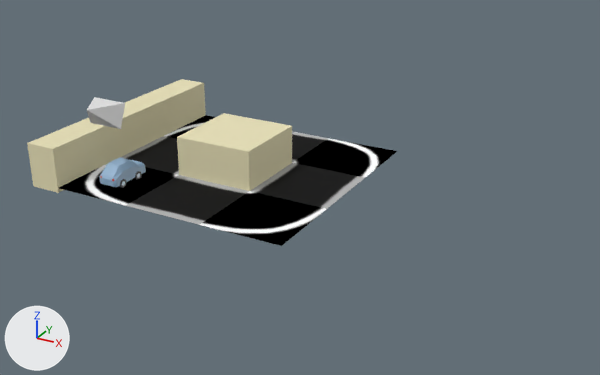
Two versions of the Blender file blender/plugin.blend, one commit apart.
Camera for both pictures: a camera (50 mm lens) standing at (2.78, -4.18, 2.04) and looking at (0.45, 0.06, -0.08). The axes (+X, +Y, +Z) are drawn at lower left. The lights are the same throughout.
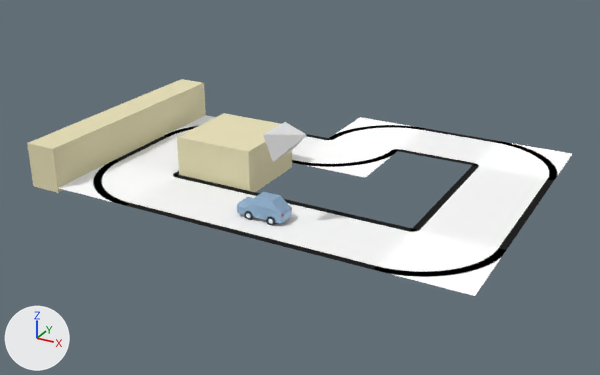
What differs and where, as boxes (x1, y1, x2, y2) in the pictures (600 x 375 px):
'Plane.001', surface changed, moved, turned
    before: (200, 191, 326, 246)
    after: (373, 229, 506, 296)
'Plane.003', surface changed, moved
    before: (251, 163, 364, 209)
    after: (446, 165, 554, 212)
'Plane.012', added
    after: (282, 209, 412, 270)
'Plane.013', added
    after: (412, 194, 532, 250)
'Plane', surface changed (black to white)
    both: (125, 175, 249, 225)
'Plane.007', surface changed, turned (black to white)
    before: (59, 164, 178, 205)
    after: (59, 160, 178, 205)
'Plane.011', added
    after: (200, 191, 326, 246)
'Plane.010', added
    after: (473, 141, 572, 180)
'Plane.002', surface changed (black to white)
    both: (292, 138, 397, 178)
'car', moved, turned
    before: (100, 157, 146, 188)
    after: (237, 192, 292, 226)
'Plane.009', added
    after: (399, 128, 496, 165)
'cam1', moved, turned
    before: (87, 97, 125, 129)
    after: (263, 122, 306, 162)
'Plane.008', added
    after: (330, 117, 425, 151)
'Plane.006', surface changed (black to white)
    both: (116, 136, 179, 175)
'Plane.004', surface changed (black to white)
    both: (292, 131, 328, 162)
'Plane.005', surface changed, turned (black to grey)
    both: (164, 115, 215, 139)

The change in detail:
Picture 'kurve' (img_kurve) is new.
Picture 'gerade' (img_gerade) is new.
Material 'StraightMat' (mat_straightmat) changes its picture from img_straight to img_gerade.
Material 'Corner' (mat_corner) changes its picture from img_corner to img_kurve.
Mesh me_plane_013 is new.
It has 4 vertices, 1 face and spans x -0.262..0.262, y -0.262..0.262, z 0.0.
It uses material mat_straightmat (picture img_gerade).
Mesh me_plane_012 is new.
It has 4 vertices, 1 face and spans x -0.262..0.262, y -0.262..0.262, z 0.0.
It uses material mat_straightmat (picture img_gerade).
Mesh me_plane_011 is new.
It has 4 vertices, 1 face and spans x -0.262..0.262, y -0.262..0.262, z 0.0.
It uses material mat_straightmat (picture img_gerade).
Mesh me_plane_009 is new.
It has 4 vertices, 1 face and spans x -0.262..0.262, y -0.262..0.262, z 0.0.
It uses material mat_straightmat (picture img_gerade).
Object 'car' (ob_car) moves from (-0.465, -0.53, 0.0) to (0.569, -0.549, 0.0).
Object 'car' (ob_car) turns from (0, 0, 0) to (0, 0, 90) degrees about x, y and z.
Object 'Plane.001' (ob_plane_001) moves from (0.562, -0.552, 0.0) to (1.611, -0.552, 0.0).
Object 'Plane.001' (ob_plane_001) turns from (0, 0, 0) to (0, 0, 90) degrees about x, y and z.
Object 'Plane.003' (ob_plane_003) moves from (0.562, -0.028, 0.0) to (1.611, 0.497, 0.0).
Object 'Plane.005' (ob_plane_005) turns from (0, 0, 180) to (0, 0, 270) degrees about x, y and z.
Object 'Plane.007' (ob_plane_007) turns from (0, 0, 270) to (0, 0, 0) degrees about x, y and z.
Object 'Plane.013' (ob_plane_013) is new; it shows me_plane_013.
Its location is (1.611, -0.028, 0.0).
Its rotation in degrees is (0, 0, 90).
Object 'Plane.012' (ob_plane_012) is new; it shows me_plane_012.
Its location is (1.087, -0.552, 0.0).
Object 'Plane.011' (ob_plane_011) is new; it shows me_plane_011.
Its location is (0.562, -0.552, 0.0).
Object 'Plane.010' (ob_plane_010) is new; it shows a copy of the mesh of ob_plane_007.
Its location is (1.611, 1.022, 0.0).
Its rotation in degrees is (0, 0, 180).
Object 'Plane.009' (ob_plane_009) is new; it shows me_plane_009.
Its location is (1.087, 1.022, 0.0).
Object 'Plane.008' (ob_plane_008) is new; it shows a copy of the mesh of ob_plane_007.
Its location is (0.562, 1.022, 0.0).
Its rotation in degrees is (0, 0, 270).
